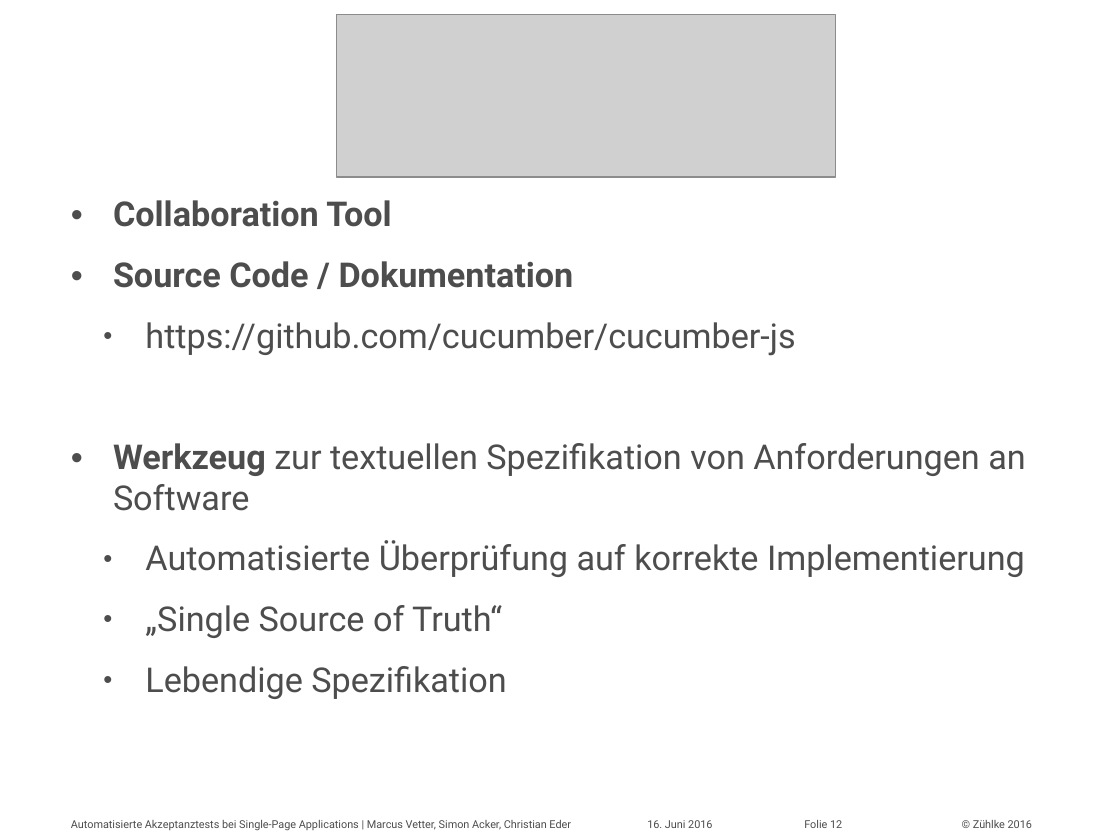
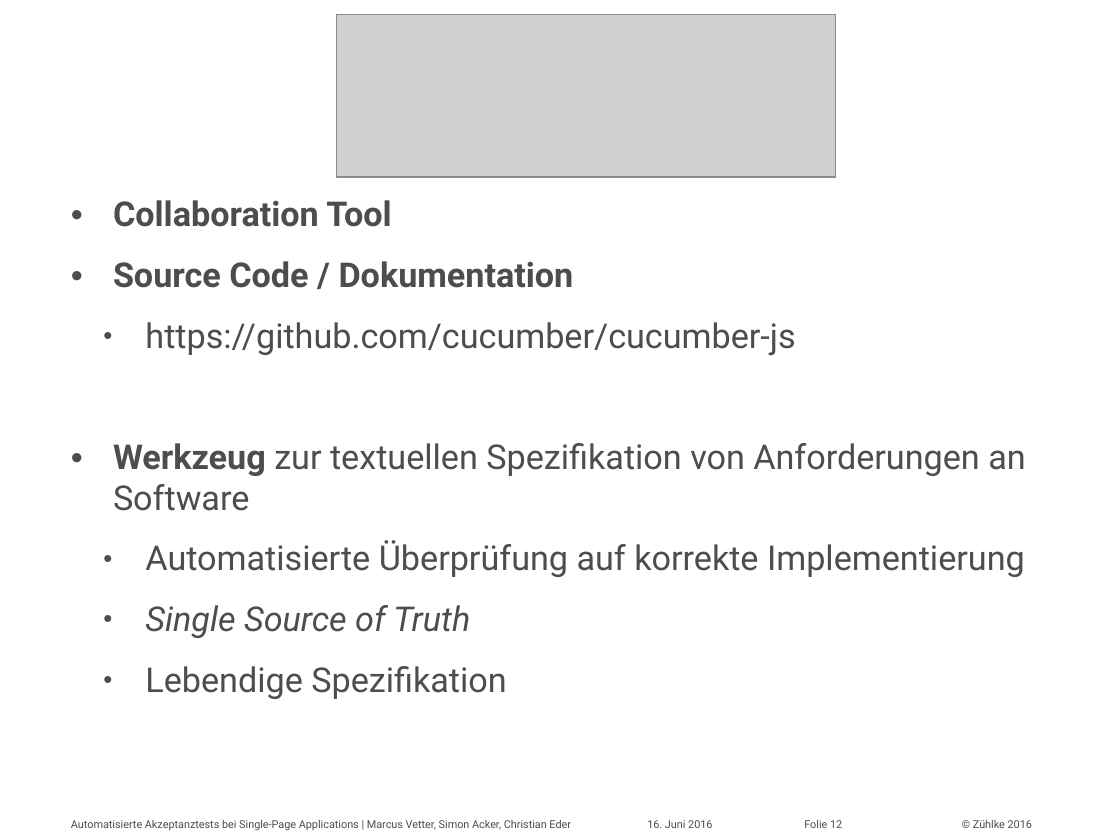
Before and after one commit to marcusvetter/yoda-chat, a slide deck: slide 12 of Vortrag_KE2016_MAVE_SIA.pptx. Drawn at 1120x840 pixels with LibreOffice and Linux fonts; fonts in the diff are those of the drawing; grey boxes stand for pictures. Boxes give left, top, right and bottom in pixels: in the first picture for what was removed or moved away, otherwise in the second. Text is boxed around its words. In the diff, an @@ line names an element or a change of style, - is before the commit and + after.

```diff
--- a/Vortrag_KE2016_MAVE_SIA.pptx
+++ b/Vortrag_KE2016_MAVE_SIA.pptx
@@ text at <box>145,605,470,638</box>: text changed; italic on @@
-  • „Single Source of Truth“
+  • Single Source of Truth
```
Also in this commit, not shown: 2 other slides changed, 1 other file.
